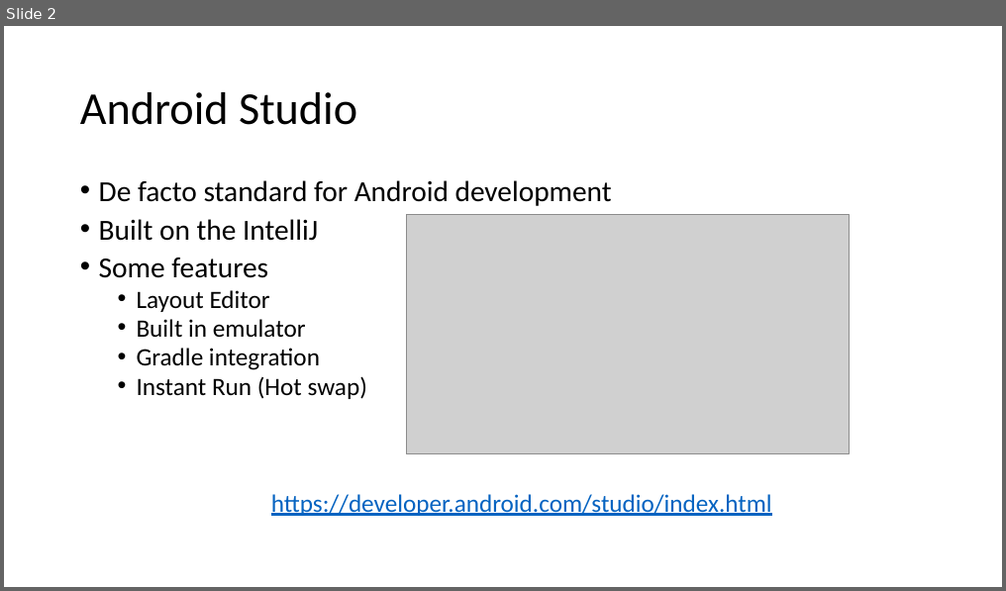
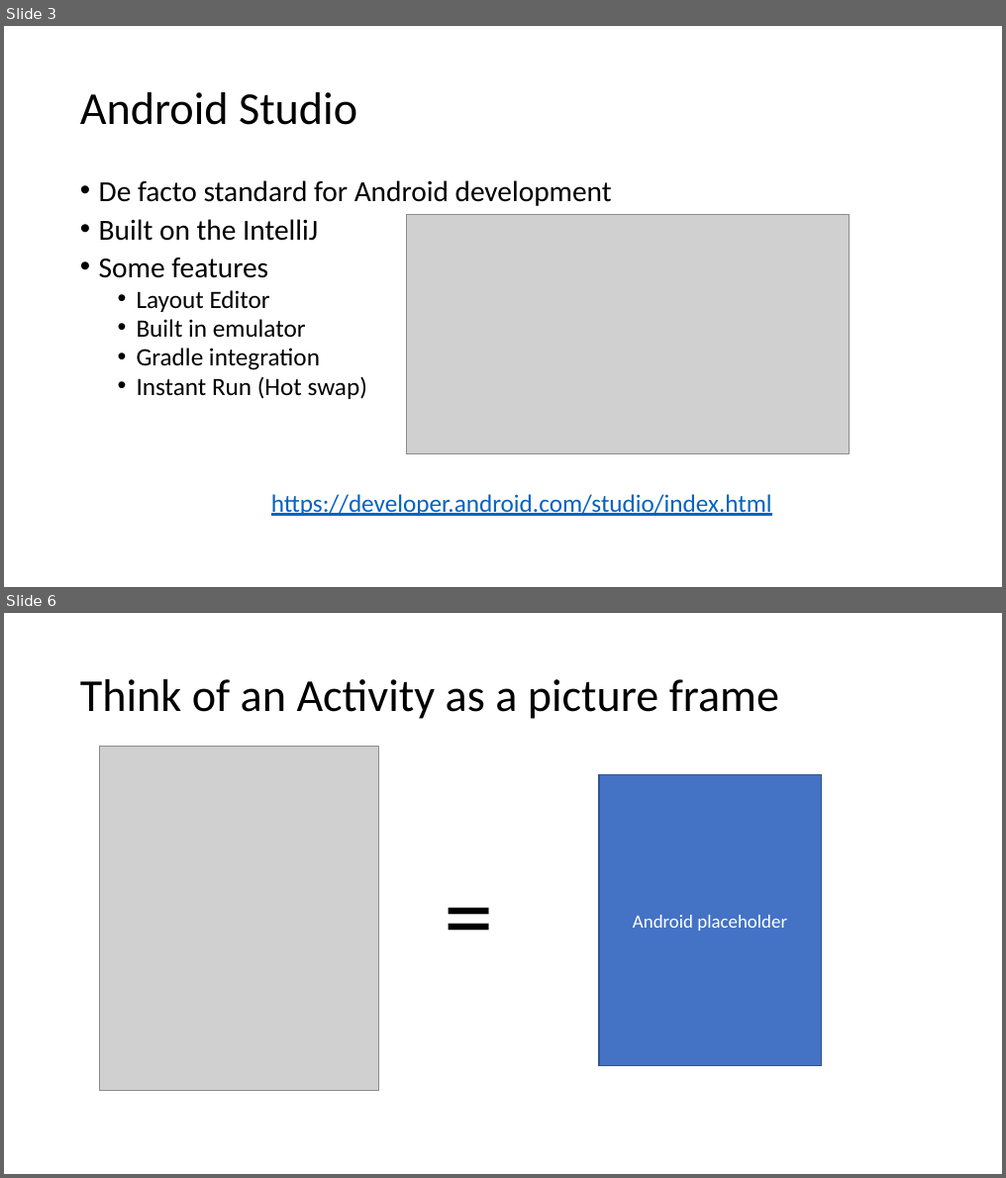
Before and after one commit to Batch-xx/Android-Lunch-Learn, a slide deck: slides/Android Studio_Activities_Fragments.pptx. Shown one above the other, each under a label of ours: slide 2 before the commit, slides 3 and 6 after it; the slides between them are not shown. The pictures are 1006x591 and 1006x1178 pixels, drawn with LibreOffice and Linux fonts; fonts in the diff are those of the drawing; grey boxes stand for pictures. Boxes give left, top, right and bottom in pixels: in the first picture for what was removed or moved away, otherwise in the second. Text is boxed around its words. In the diff, an @@ line names an element or a change of style, - is before the commit and + after.

```diff
--- a/slides/Android Studio_Activities_Fragments.pptx
+++ b/slides/Android Studio_Activities_Fragments.pptx
@@ slide 6 added at (4, 613, 1002, 1174), background #FFFFFF @@
@@ title added at (80, 679, 779, 719), 44 pt, text #000000 @@
+Think of an Activity as a picture frame
@@ picture added at (100, 747, 378, 1090) @@
@@ rectangle added at (599, 774, 822, 1066), fill #4472C4, outline #325491 1 pt, 18 pt, text #FFFFFF @@
+Android placeholder
@@ text added at (395, 848, 542, 976), 96 pt, text #000000 @@
+=
@@ what was slide 2 is now slide 3 @@
```
Also in this commit, not shown: 1 slide changed, 3 other slides added, 1 slide removed.
